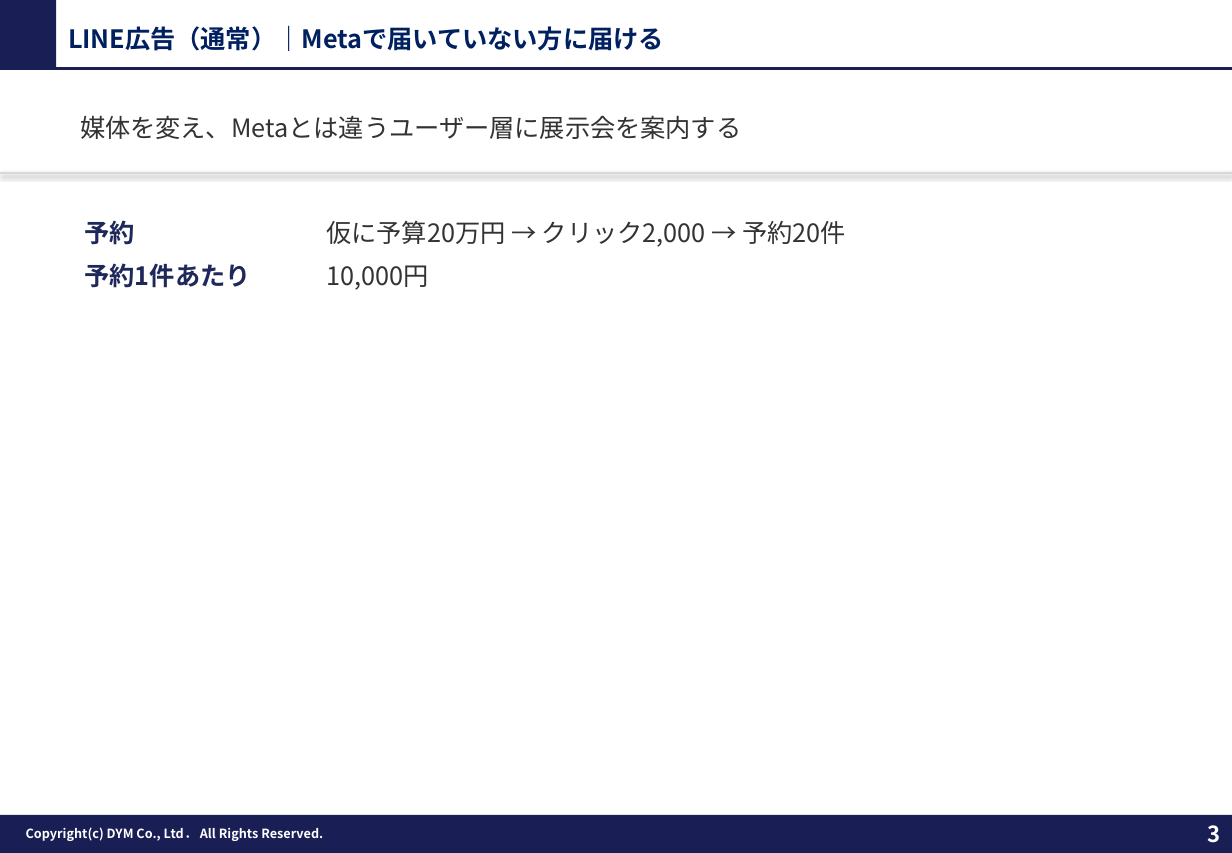
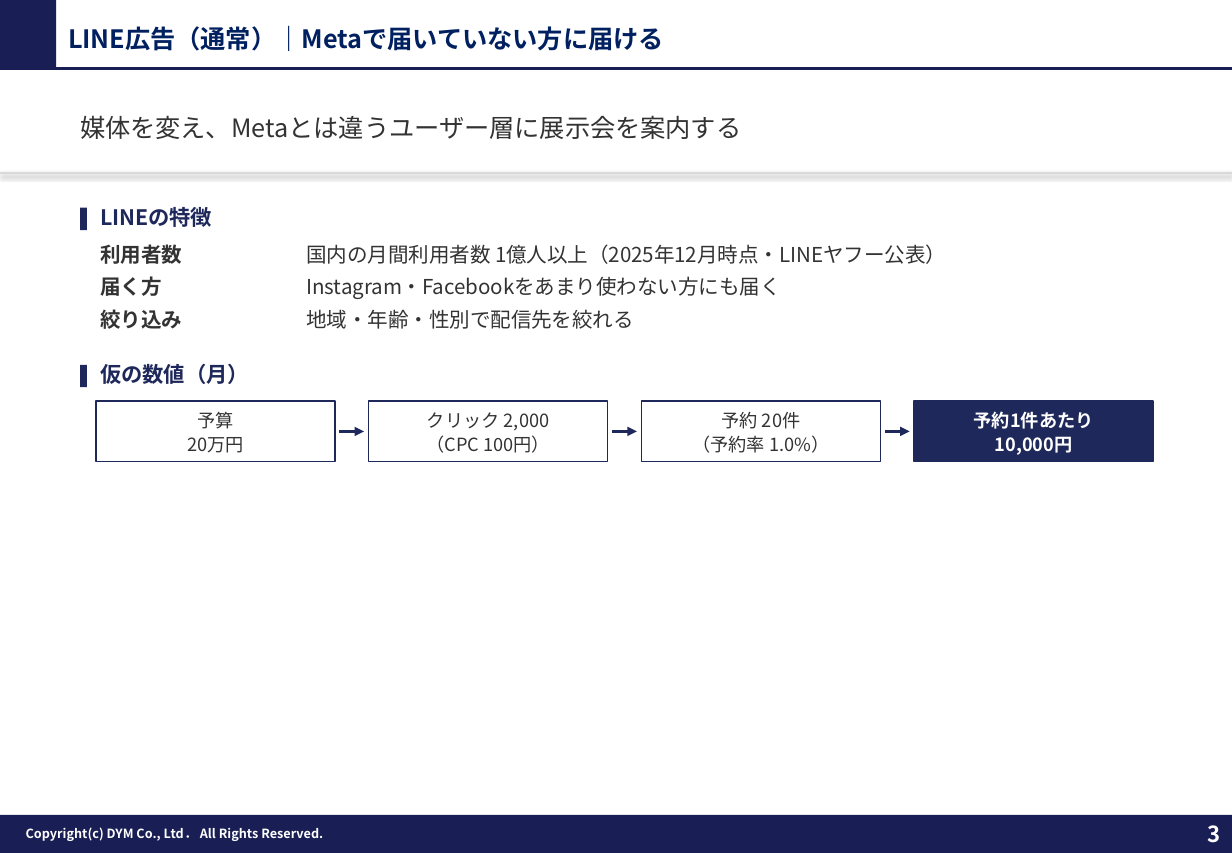
Before and after one commit to tonomura-r-dev/folder, a slide deck: slide 3 of 20261009_展示会LINE運用方針.pptx. Drawn at 1232x853 pixels with LibreOffice and Linux fonts; fonts in the diff are those of the drawing; background and template pictures are left out. Boxes give left, top, right and bottom in pixels: in the first picture for what was removed or moved away, otherwise in the second. Text is boxed around its words. In the diff, an @@ line names an element or a change of style, - is before the commit and + after.

```diff
--- a/20261009_展示会LINE運用方針.pptx
+++ b/20261009_展示会LINE運用方針.pptx
@@ rectangle added at box(80, 208, 86, 231), fill #1F285A @@
@@ text at box(100, 207, 212, 227): text changed; size 16 to 13.5 pt; text colour #333333 to #1F285A; bold on @@
-仮に予算20万円 → クリック2,000 → 予約20件
+LINEの特徴
@@ text removed at box(85, 220, 135, 245) @@
-予約
@@ text at box(100, 244, 182, 264): text changed; size 16 to 13 pt; text colour #1F285A to #333333 @@
-予約1件あたり
+利用者数
@@ text at box(306, 244, 946, 264): text changed; size 16 to 13 pt @@
-10,000円
+国内の月間利用者数 1億人以上（2025年12月時点・LINEヤフー公表）
@@ text added at box(100, 276, 161, 296), 13 pt, text #333333, bold @@
+届く方
@@ text added at box(306, 276, 781, 299), 13 pt, text #333333 @@
+Instagram・Facebookをあまり使わない方にも届く
@@ text added at box(100, 309, 182, 329), 13 pt, text #333333, bold @@
+絞り込み
@@ text added at box(306, 309, 634, 329), 13 pt, text #333333 @@
+地域・年齢・性別で配信先を絞れる
@@ rectangle added at box(80, 365, 86, 388), fill #1F285A @@
@@ text added at box(100, 364, 249, 384), 13.5 pt, text #1F285A, bold @@
+仮の数値（月）
@@ rectangle added at box(96, 402, 334, 462), fill #FFFFFF, outline #1F285A 1 pt, 11.5 pt, text #333333 @@
+予算
+20万円
@@ rectangle added at box(369, 402, 607, 462), fill #FFFFFF, outline #1F285A 1 pt, 11.5 pt, text #333333 @@
+クリック 2,000
+（CPC 100円）
@@ rectangle added at box(642, 402, 880, 462), fill #FFFFFF, outline #1F285A 1 pt, 11.5 pt, text #333333 @@
+予約 20件
+（予約率 1.0%）
@@ rectangle added at box(915, 402, 1154, 462), fill #1F285A, outline #1F285A 1 pt, 11.5 pt, text #FFFFFF, bold @@
+予約1件あたり
+10,000円
@@ arrow added from (340, 431) to (364, 431), #1F285A 1.5 pt @@
@@ arrow added from (612, 431) to (637, 431), #1F285A 1.5 pt @@
@@ arrow added from (885, 431) to (910, 431), #1F285A 1.5 pt @@
```
Also in this commit, not shown: 4 other slides changed, 5 other files.
